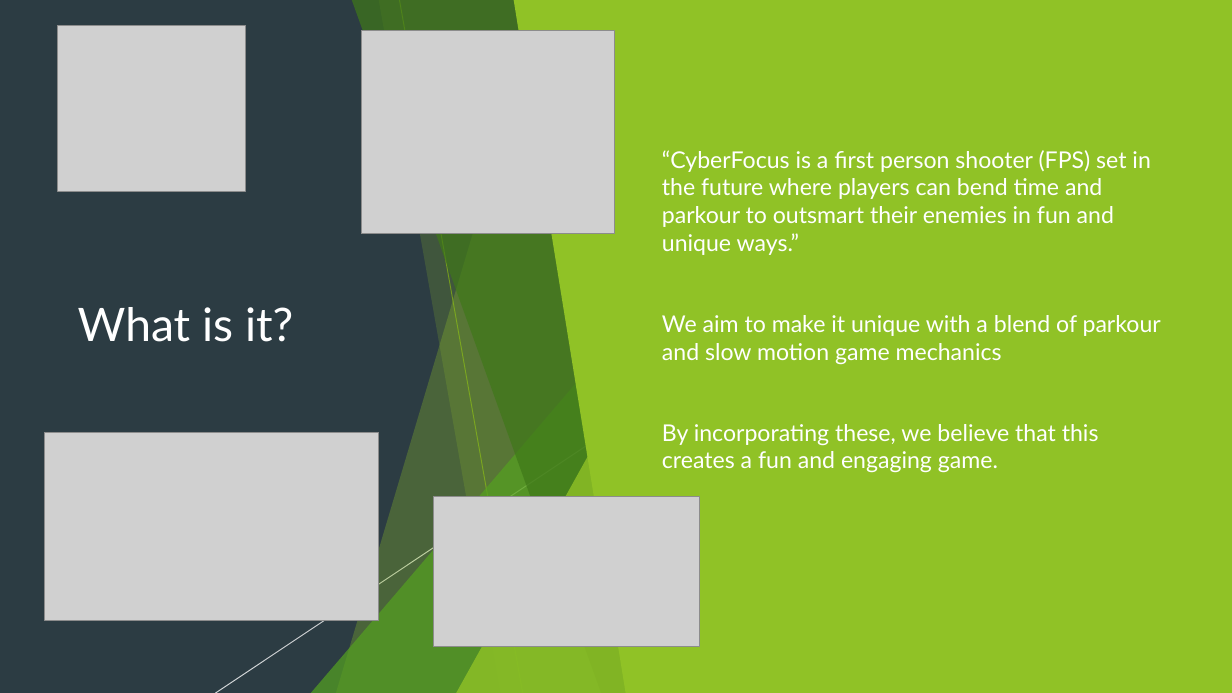
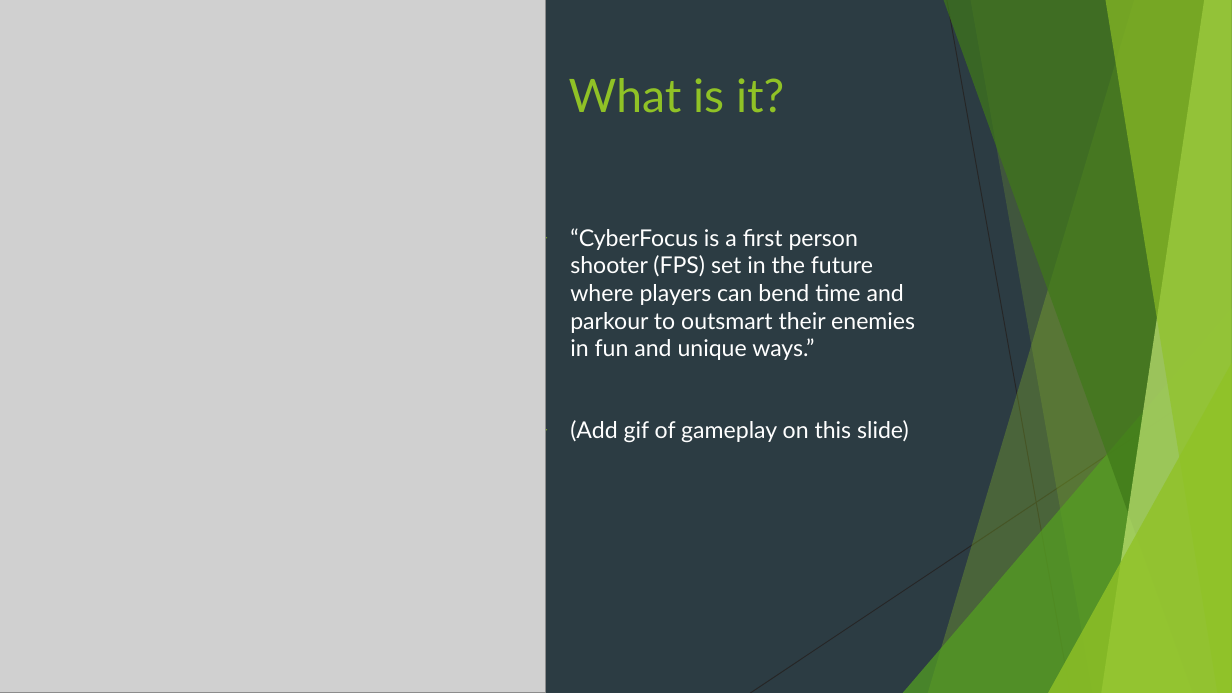
Before and after one commit to Pilokio/Tranzfuser, a slide deck: slide 2 of Virtual Pitch Presentation/Pitch.pptx. Drawn at 1232x693 pixels with LibreOffice and Linux fonts; fonts in the diff are those of the drawing; grey boxes stand for pictures. Boxes give left, top, right and bottom in pixels: in the first picture for what was removed or moved away, otherwise in the second. Text is boxed around its words. In the diff, an @@ line names an element or a change of style, - is before the commit and + after.

```diff
--- a/Virtual Pitch Presentation/Pitch.pptx
+++ b/Virtual Pitch Presentation/Pitch.pptx
@@ picture: place and size @@
-picture at box(57, 26, 246, 191)
+picture at box(0, 0, 545, 693)
@@ rectangle removed at box(0, 0, 1232, 693) @@
@@ freeform shape removed at box(336, 0, 640, 693) @@
@@ freeform shape removed at box(351, 0, 640, 693) @@
@@ freeform shape removed at box(379, 0, 640, 693) @@
@@ line removed from (399, 0) to (523, 693) @@
@@ freeform shape removed at box(514, 0, 1232, 693) @@
@@ line (947, 0) - (1070, 693): stroke #000000 0.75 pt to #262626 0.75 pt @@
@@ picture removed at box(361, 30, 615, 234) @@
@@ title "What is it?": place and size @@
-title "What is it?" at box(78, 307, 293, 342)
+title "What is it?" at box(569, 78, 784, 113)
@@ title "What is it?" at box(569, 78, 784, 113): text colour #FFFFFF to #90C226; vertical alignment middle to top @@
@@ text "“CyberFocus is a first person ...": place and size @@
-text "“CyberFocus is a first person ..." at box(662, 150, 1161, 473)
+text "“CyberFocus is a first person ..." at box(570, 228, 915, 443)
@@ text "“CyberFocus is a first person ..." at box(570, 228, 915, 443): vertical alignment middle to top @@
@@ triangle removed at box(311, 308, 640, 693) @@
@@ line removed from (697, 372) to (215, 693) @@
@@ triangle removed at box(457, 363, 640, 693) @@
@@ line (1232, 372) - (750, 693): stroke #000000 0.75 pt to #262626 0.75 pt @@
@@ picture removed at box(44, 433, 379, 620) @@
@@ text at box(570, 420, 909, 443): text changed @@
-▶ We aim to make it unique with a blend of parkour and slow motion game mechanics
-▶ By incorporating these, we believe that this creates a fun and engaging game.
+▶ (Add gif of gameplay on this slide)
@@ picture removed at box(433, 496, 700, 646) @@
```
Also in this commit, not shown: 9 other slides changed.
